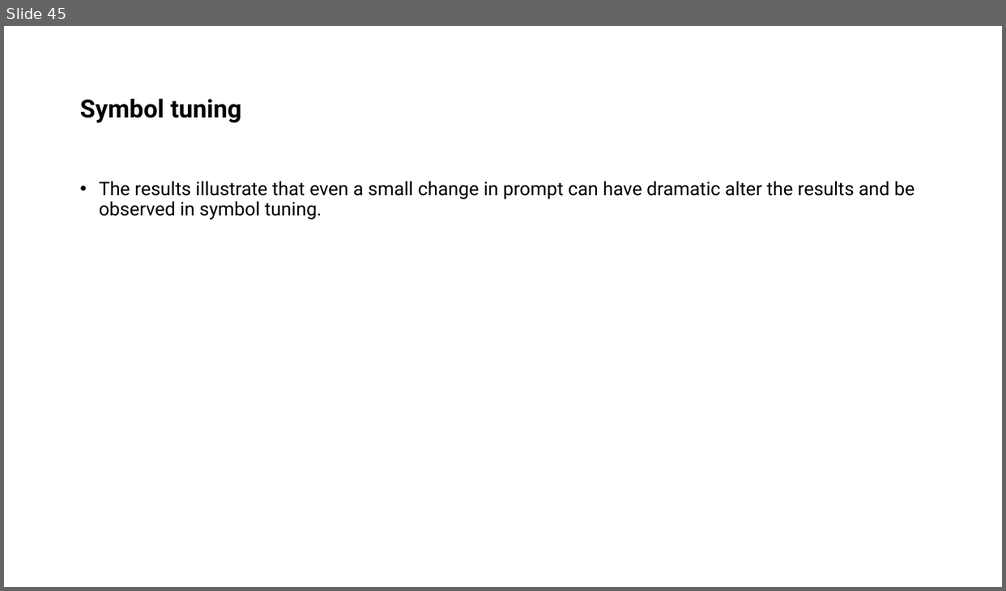
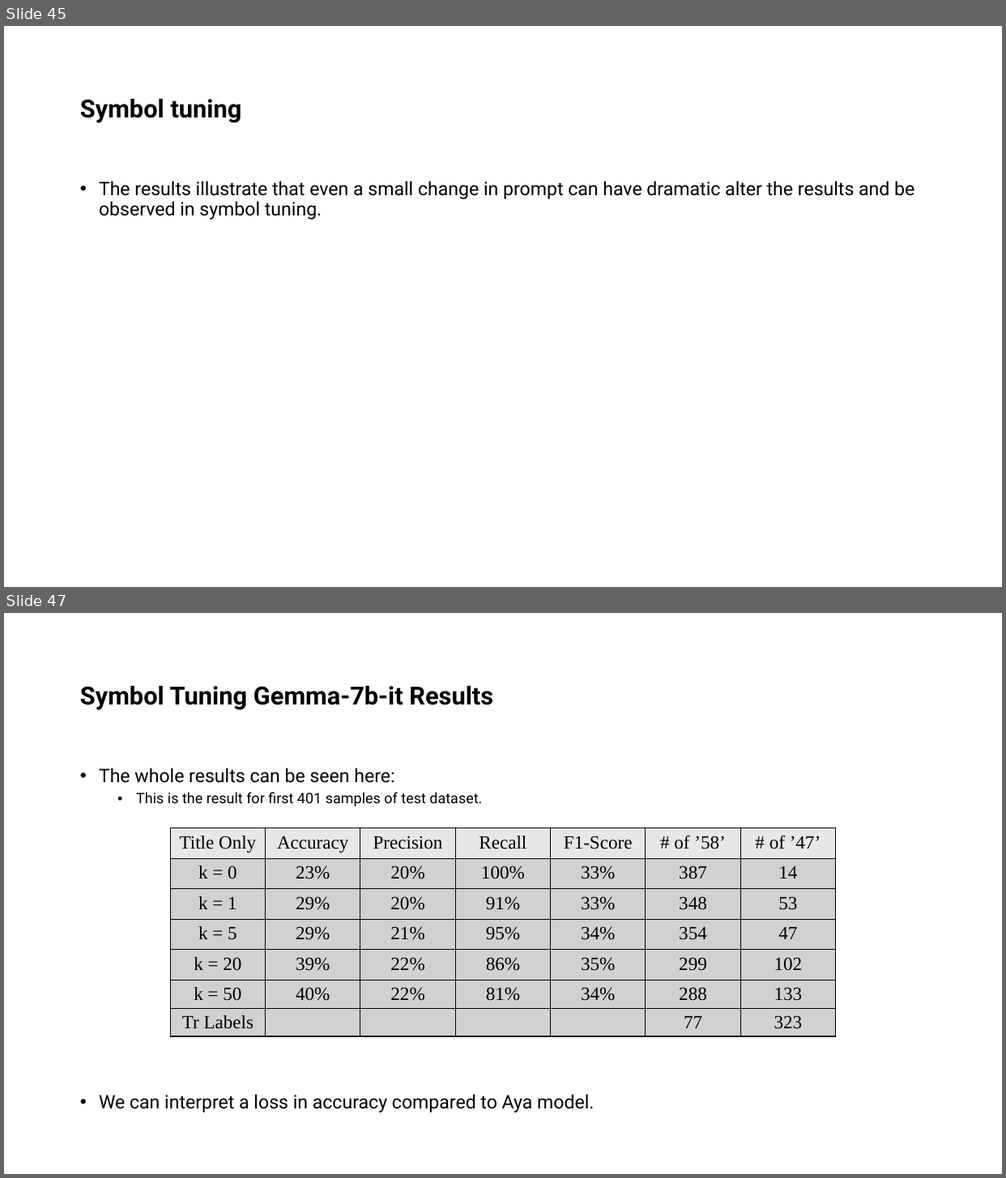
Before and after one commit to ShayanSalehi81/BachelorProject, a slide deck: Slides/Symbol Tuning.pptx. Shown one above the other, each under a label of ours: slide 45 before the commit, slides 45 and 47 after it; the slides between them are not shown. The pictures are 1006x591 and 1006x1178 pixels, drawn with LibreOffice and Linux fonts; fonts in the diff are those of the drawing. Boxes give left, top, right and bottom in pixels: in the first picture for what was removed or moved away, otherwise in the second. Text is boxed around its words. In the diff, an @@ line names an element or a change of style, - is before the commit and + after.

```diff
--- a/Slides/Symbol Tuning.pptx
+++ b/Slides/Symbol Tuning.pptx
@@ slide 47 added at [4,613,1002,1174], background #FFFFFF @@
@@ title added at [80,686,493,710], 24 pt, text #000000, bold @@
+Symbol Tuning Gemma-7b-it Results
@@ text added at [99,768,594,1113], 18 pt, text #000000 @@
+• The whole results can be seen here:
+  • This is the result for first 401 samples of test dataset.
+• We can interpret a loss in accuracy compared to Aya model.
@@ table added at [170,828,836,1041], 7 rows, 7 columns @@
+Title Only | Accuracy | Precision | Recall | F1-Score | # of ’58’ | # of ’47’
+k = 0 | 23% | 20% | 100% | 33% | 387 | 14
+k = 1 | 29% | 20% | 91% | 33% | 348 | 53
+k = 5 | 29% | 21% | 95% | 34% | 354 | 47
+k = 20 | 39% | 22% | 86% | 35% | 299 | 102
+k = 50 | 40% | 22% | 81% | 34% | 288 | 133
+Tr Labels |  |  |  |  | 77 | 323
```
Also in this commit, not shown: 1 slide changed, 14 other slides added, 1 other file.
